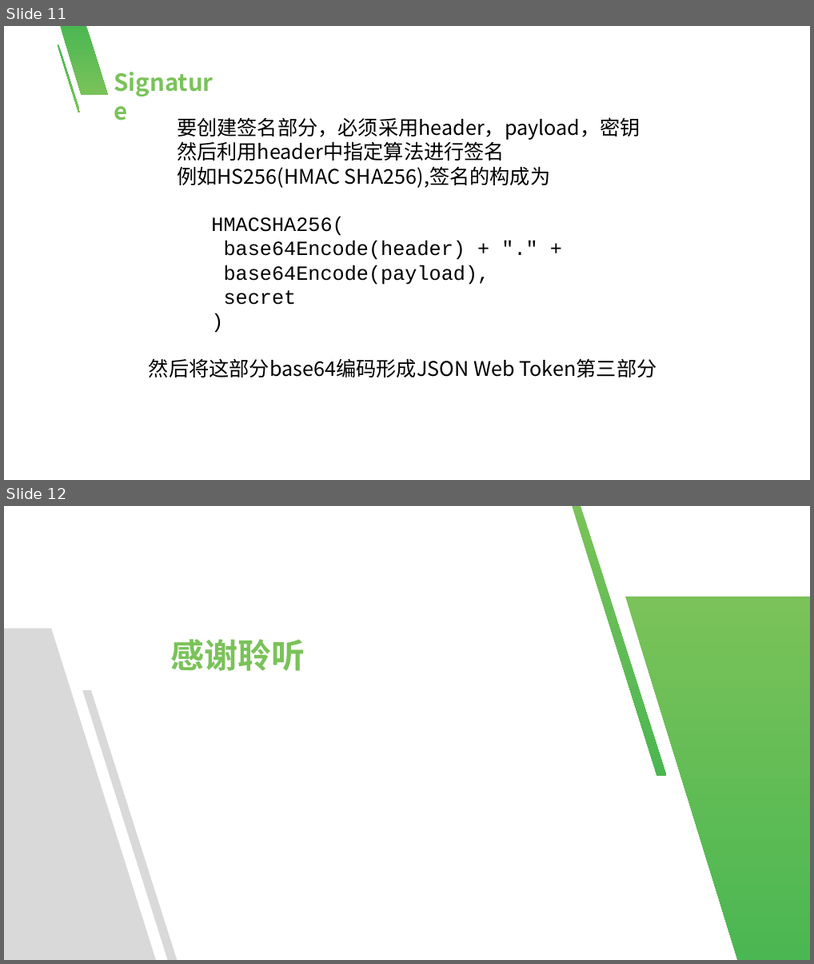
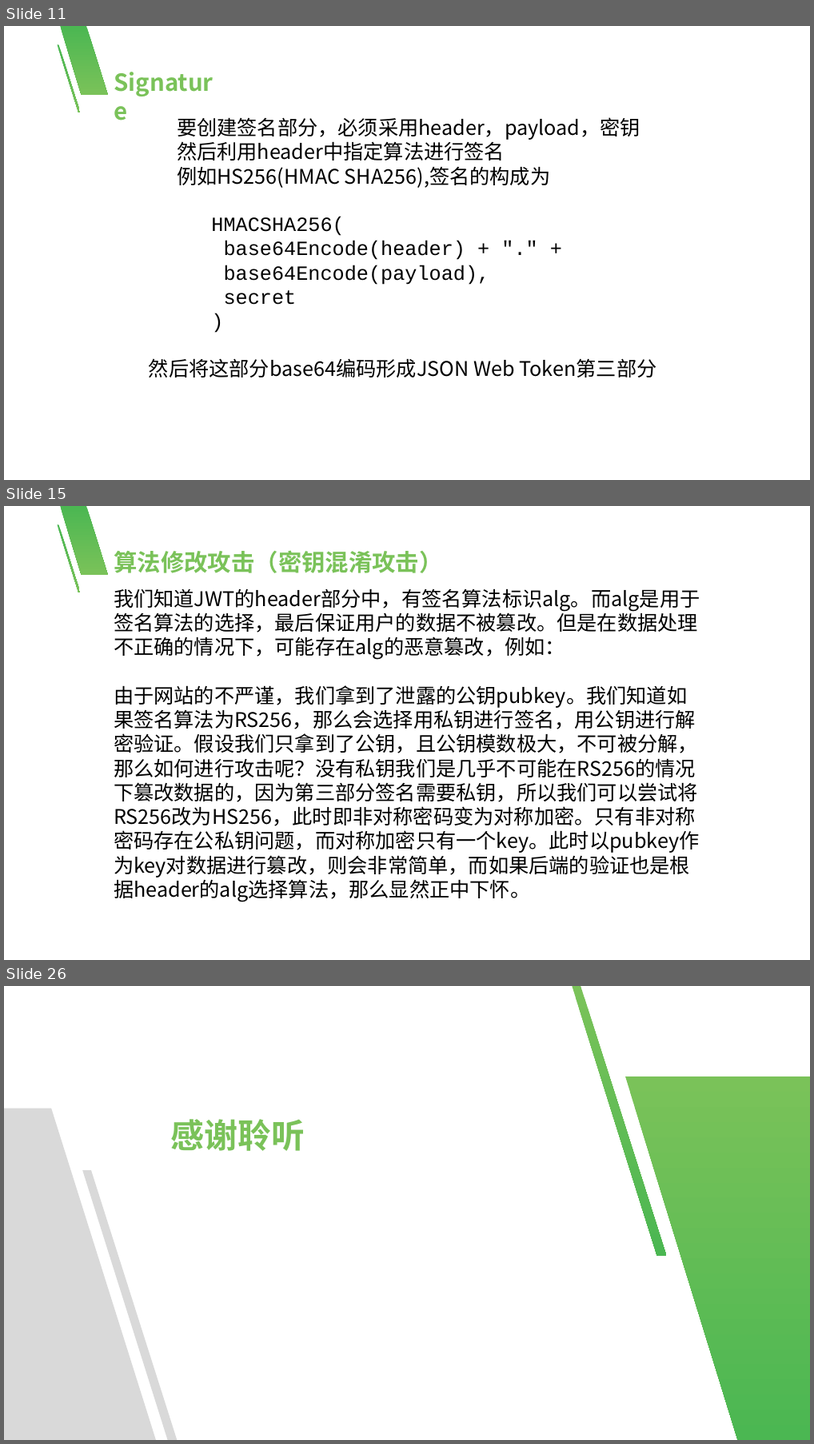
Before and after one commit to xikong-mubai/check_test, a slide deck: web/JWT.pptx. Shown one above the other, each under a label of ours: slides 11 and 12 before the commit, slides 11, 15 and 26 after it; the slides between them are not shown. The pictures are 814x964 and 814x1444 pixels, drawn with LibreOffice and Linux fonts; fonts in the diff are those of the drawing; background and template pictures are left out. Boxes give left, top, right and bottom in pixels: in the first picture for what was removed or moved away, otherwise in the second. Text is boxed around its words. In the diff, an @@ line names an element or a change of style, - is before the commit and + after.

```diff
--- a/web/JWT.pptx
+++ b/web/JWT.pptx
@@ slide 15 added at bbox=[4, 506, 810, 960], background #FFFFFF; not listed: 2 template elements that a slide beside it also shows @@
@@ text added at bbox=[114, 550, 443, 573], 28 pt, text #7AC259, bold @@
+算法修改攻击（密钥混淆攻击）
@@ text added at bbox=[114, 588, 700, 902], 24 pt, text #000000 @@
+我们知道JWT的header部分中，有签名算法标识alg。而alg是用于签名算法的选择，最后保证用户的数据不被篡改。但是在数据处理不正确的情况下，可能存在alg的恶意篡改，例如：
+由于网站的不严谨，我们拿到了泄露的公钥pubkey。我们知道如果签名算法为RS256，那么会选择用私钥进行签名，用公钥进行解密验证。假设我们只拿到了公钥，且公钥模数极大，不可被分解，那么如何进行攻击呢？没有私钥我们是几乎不可能在RS256的情况下篡改数据的，因为第三部分签名需要私钥，所以我们可以尝试将RS256改为HS256，此时即非对称密码变为对称加密。只有非对称密码存在公私钥问题，而对称加密只有一个key。此时以pubkey作为key对数据进行篡改，则会非常简单，而如果后端的验证也是根据header的alg选择算法，那么显然正中下怀。
@@ what was slide 12 is now slide 26 @@
```
Also in this commit, not shown: 13 other slides added.
